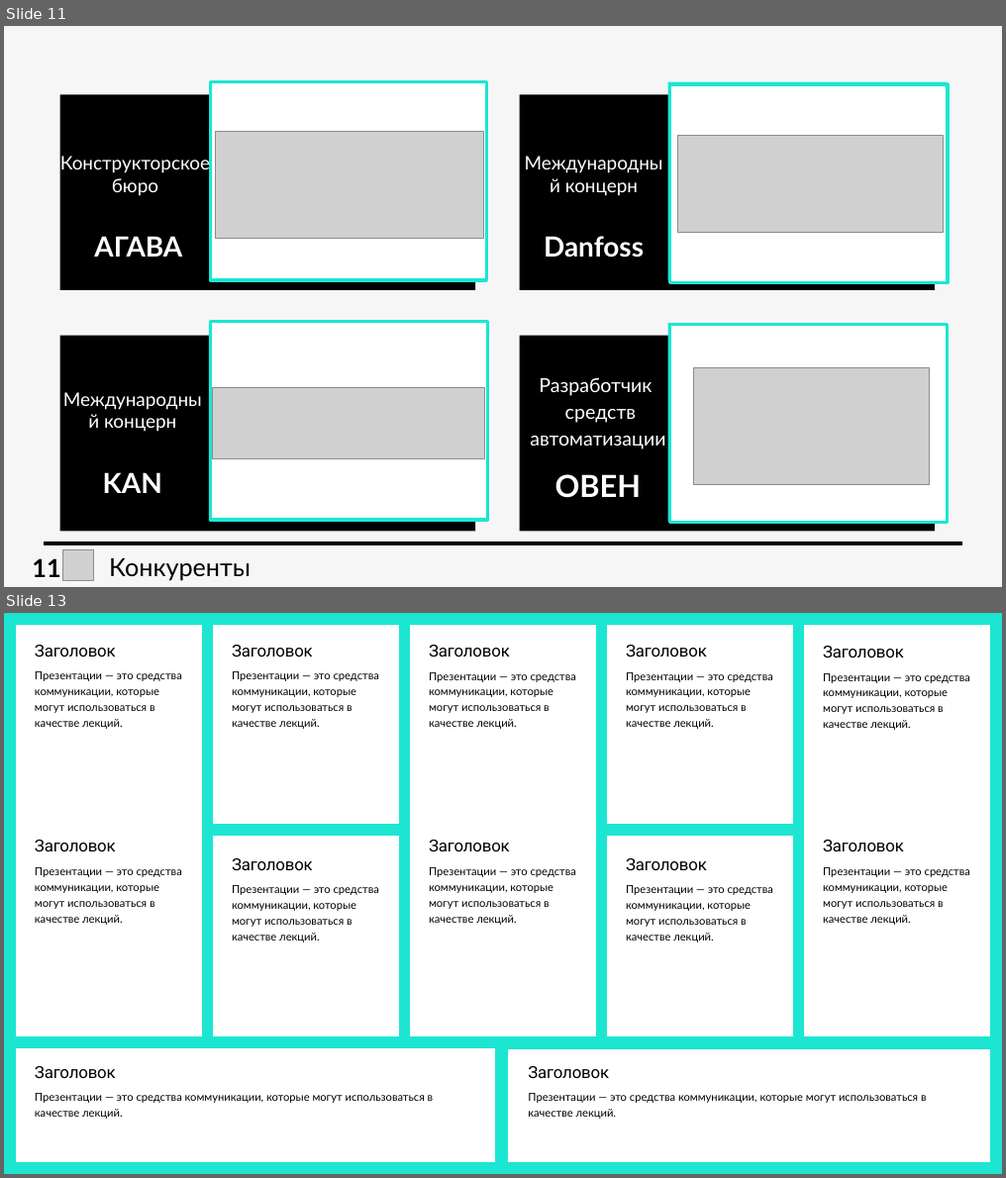
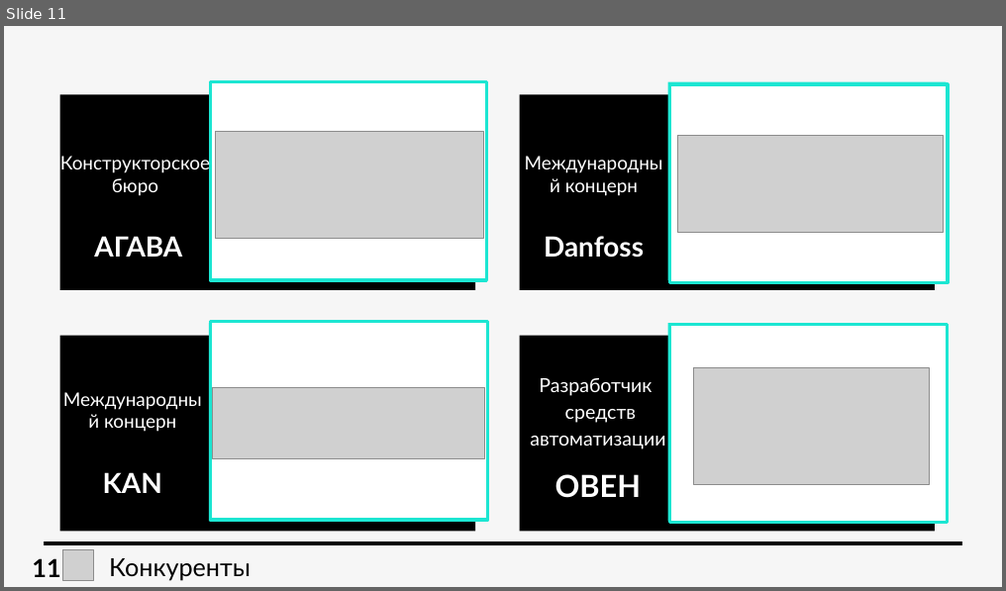
Before and after one commit to ESH-2035/Archipelago-2035, a slide deck: arch 2035.pptx. Shown one above the other, each under a label of ours: slides 11 and 13 before the commit, slide 11 after it; the slides between them are not shown. The pictures are 1006x1178 and 1006x591 pixels, drawn with LibreOffice and Linux fonts; fonts in the diff are those of the drawing; grey boxes stand for pictures. Boxes give left, top, right and bottom in pixels: in the first picture for what was removed or moved away, otherwise in the second. Text is boxed around its words. In the diff, an @@ line names an element or a change of style, - is before the commit and + after.

```diff
--- a/arch 2035.pptx
+++ b/arch 2035.pptx
@@ slide 13 removed at (4,613,1002,1174), background #1CE6D2 @@
@@ freeform shape removed at (16,625,202,1037) @@
@@ freeform shape removed at (213,625,399,824) @@
@@ freeform shape removed at (410,625,596,1037) @@
@@ freeform shape removed at (607,625,793,824) @@
@@ freeform shape removed at (804,625,990,1037) @@
@@ text removed at (35,645,116,657) @@
-Заголовок
@@ text removed at (35,671,182,729) @@
-Презентации — это средства коммуникации, которые могут использоваться в качестве лекций.
@@ text removed at (232,645,313,657) @@
-Заголовок
@@ text removed at (232,671,379,729) @@
-Презентации — это средства коммуникации, которые могут использоваться в качестве лекций.
@@ text removed at (429,645,510,657) @@
-Заголовок
@@ text removed at (626,645,707,657) @@
-Заголовок
@@ text removed at (823,646,904,658) @@
-Заголовок
@@ text removed at (429,672,576,729) @@
-Презентации — это средства коммуникации, которые могут использоваться в качестве лекций.
@@ text removed at (626,672,773,729) @@
-Презентации — это средства коммуникации, которые могут использоваться в качестве лекций.
@@ text removed at (823,673,970,730) @@
-Презентации — это средства коммуникации, которые могут использоваться в качестве лекций.
@@ text removed at (35,840,116,852) @@
-Заголовок
@@ freeform shape removed at (213,836,399,1037) @@
@@ text removed at (429,840,510,852) @@
-Заголовок
@@ freeform shape removed at (607,836,793,1037) @@
@@ text removed at (823,840,904,852) @@
-Заголовок
@@ text removed at (35,867,182,925) @@
-Презентации — это средства коммуникации, которые могут использоваться в качестве лекций.
@@ text removed at (232,859,313,870) @@
-Заголовок
@@ text removed at (429,867,576,925) @@
-Презентации — это средства коммуникации, которые могут использоваться в качестве лекций.
@@ text removed at (626,859,707,870) @@
-Заголовок
@@ text removed at (823,867,970,925) @@
-Презентации — это средства коммуникации, которые могут использоваться в качестве лекций.
@@ text removed at (232,885,379,943) @@
-Презентации — это средства коммуникации, которые могут использоваться в качестве лекций.
@@ text removed at (626,885,773,943) @@
-Презентации — это средства коммуникации, которые могут использоваться в качестве лекций.
@@ freeform shape removed at (16,1049,495,1161) @@
@@ freeform shape removed at (508,1050,990,1161) @@
@@ text removed at (35,1066,116,1078) @@
-Заголовок
@@ text removed at (528,1066,609,1078) @@
-Заголовок
@@ text removed at (35,1093,434,1119) @@
-Презентации — это средства коммуникации, которые могут использоваться в качестве лекций.
@@ text removed at (528,1093,927,1119) @@
-Презентации — это средства коммуникации, которые могут использоваться в качестве лекций.
```
Also in this commit, not shown: 3 slides changed, 3 other slides removed.
